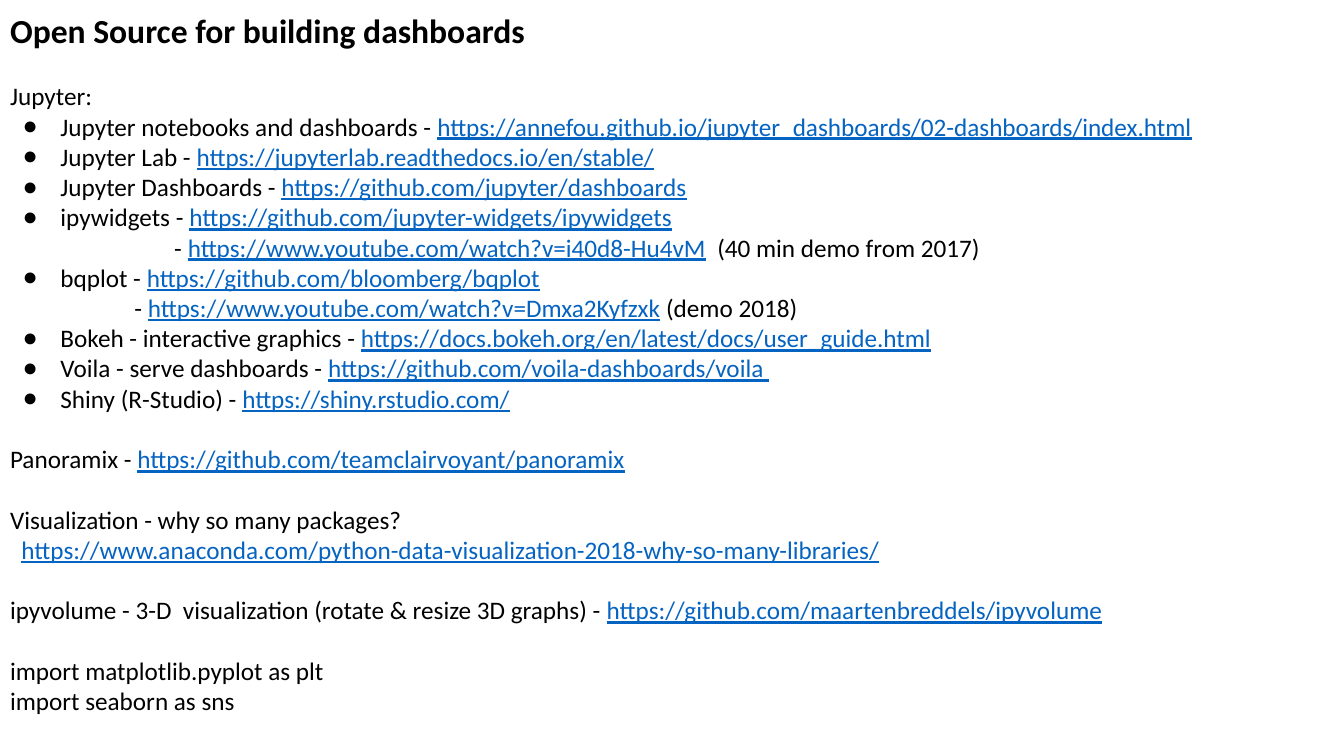
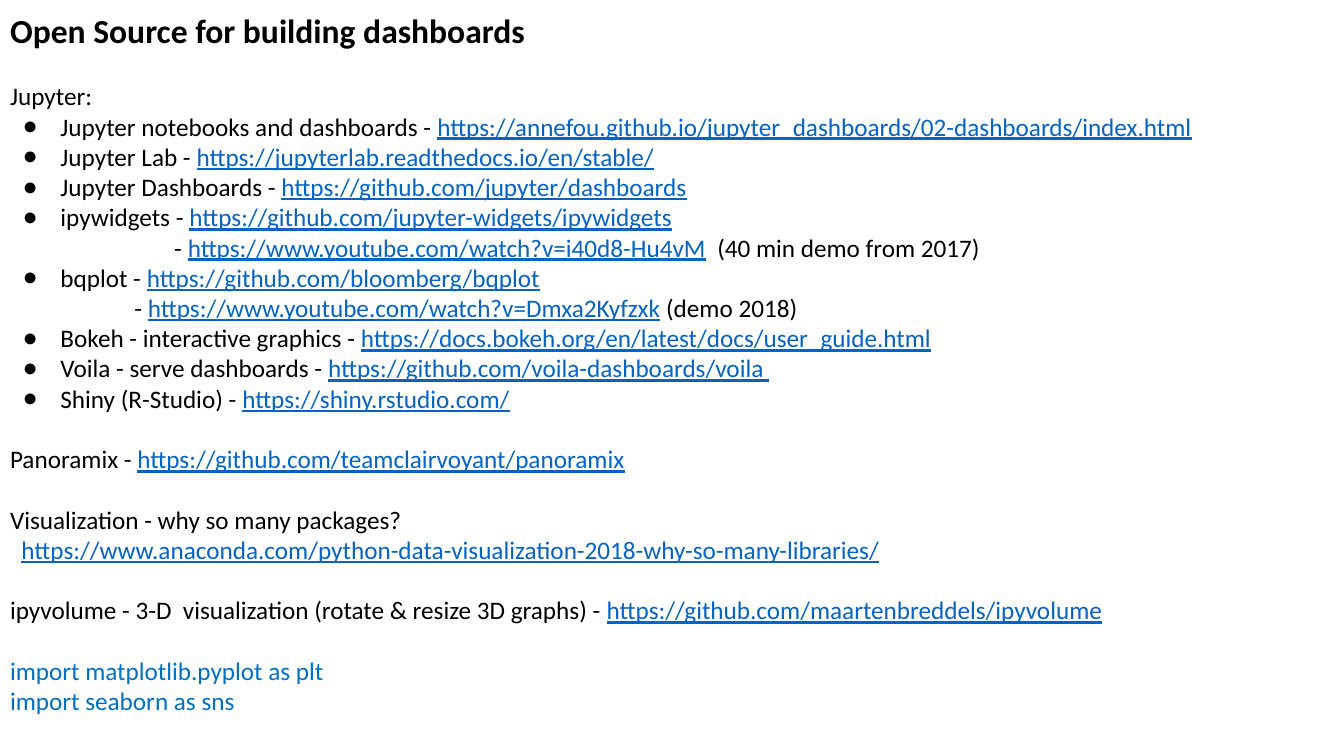
Before and after one commit to lselector/ml_ai_doc, a slide deck: slide 3 of analytics_dashboards.pptx. Drawn at 1344x756 pixels with LibreOffice and Linux fonts; fonts in the diff are those of the drawing. Boxes give left, top, right and bottom in pixels: in the first picture for what was removed or moved away, otherwise in the second. Text is boxed around its words. In the diff, an @@ line names an element or a change of style, - is before the commit and + after.

```diff
--- a/analytics_dashboards.pptx
+++ b/analytics_dashboards.pptx
@@ text at [10,662,323,714]: text colour #000000 to #0070C0 in "import matplotlib.pyplot as plt", "import seaborn as sns" @@
```
Also in this commit, not shown: 3 other slides changed, 1 other file.
